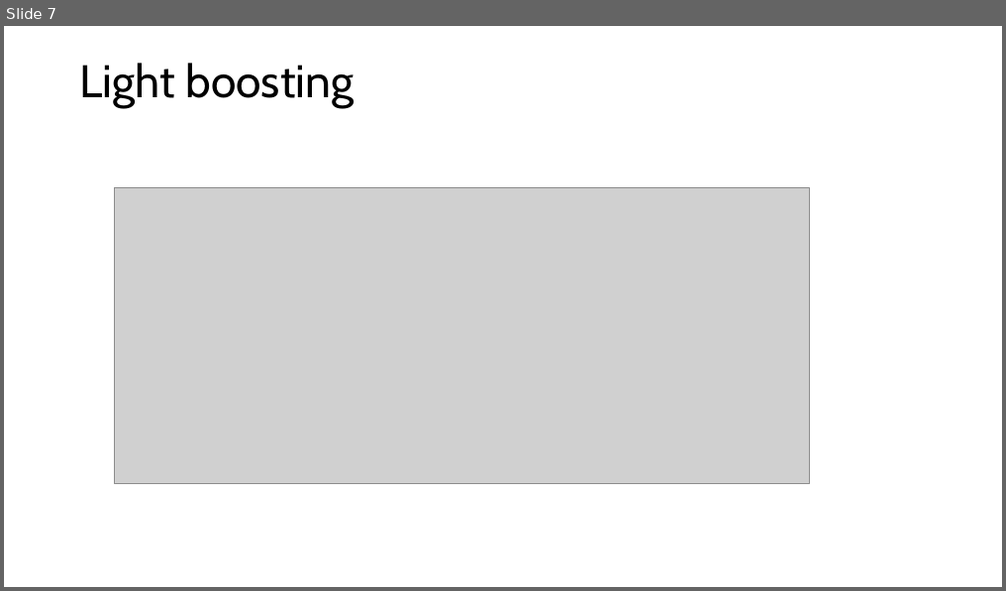
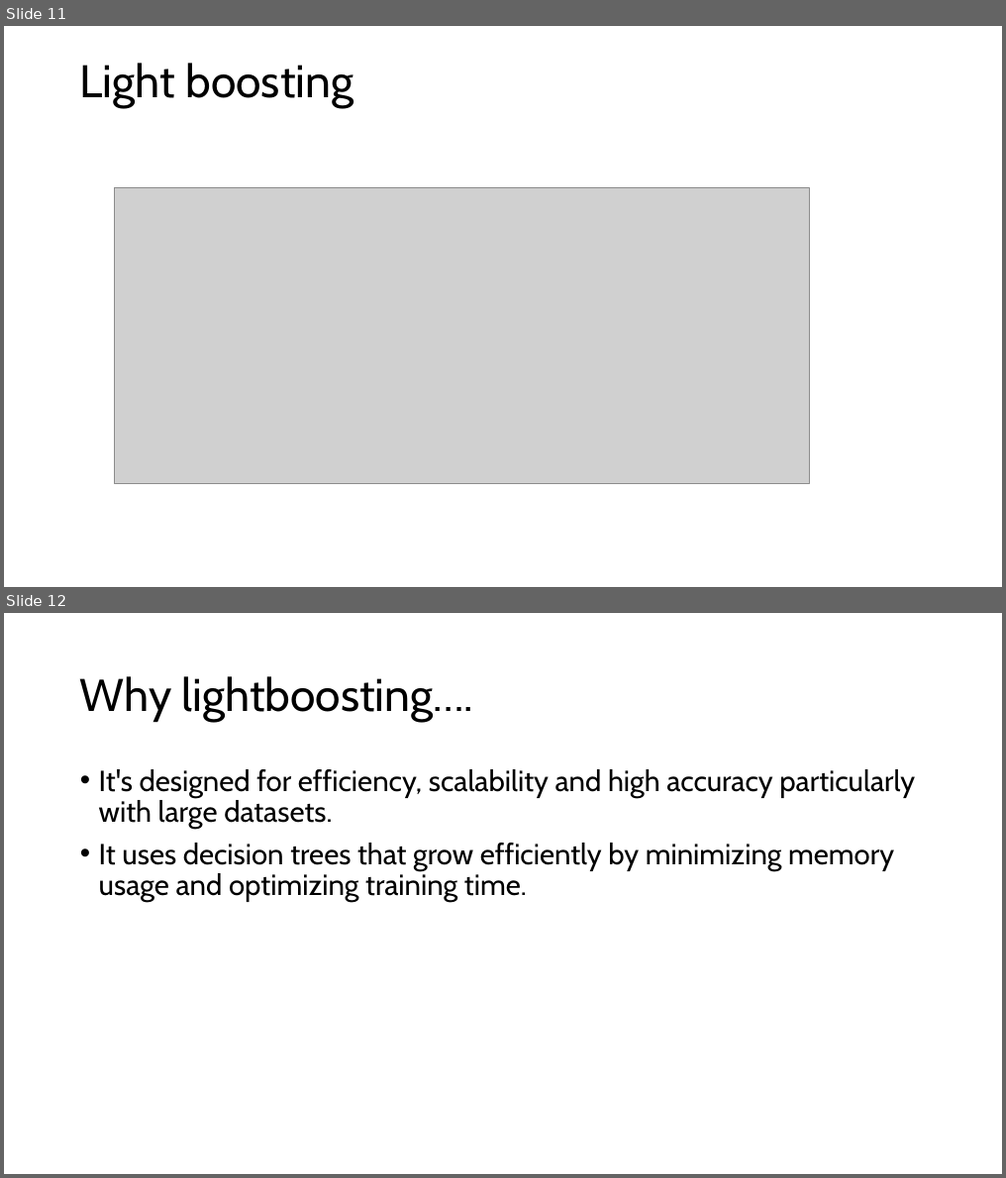
Before and after one commit to lakshmiprabha25/MACHINE-LEARNING-, a slide deck: Boosting.pptx. Shown one above the other, each under a label of ours: slide 7 before the commit, slides 11 and 12 after it. The pictures are 1006x591 and 1006x1178 pixels, drawn with LibreOffice and Linux fonts; fonts in the diff are those of the drawing; grey boxes stand for pictures. Boxes give left, top, right and bottom in pixels: in the first picture for what was removed or moved away, otherwise in the second. Text is boxed around its words. In the diff, an @@ line names an element or a change of style, - is before the commit and + after.

```diff
--- a/Boosting.pptx
+++ b/Boosting.pptx
@@ slide 12 added at <box>4,613,1002,1174</box>, background #FFFFFF @@
@@ title added at <box>80,676,473,722</box>, 44 pt, text #000000 @@
+Why lightboosting….
@@ text added at <box>99,769,915,903</box>, 28 pt, text #000000 @@
+• It's designed for efficiency, scalability and high accuracy particularly with large datasets.
+• It uses decision trees that grow efficiently by minimizing memory usage and optimizing training time.
@@ what was slide 7 is now slide 11 @@
```
Also in this commit, not shown: 1 slide changed, 5 other slides added, 1 slide removed.
